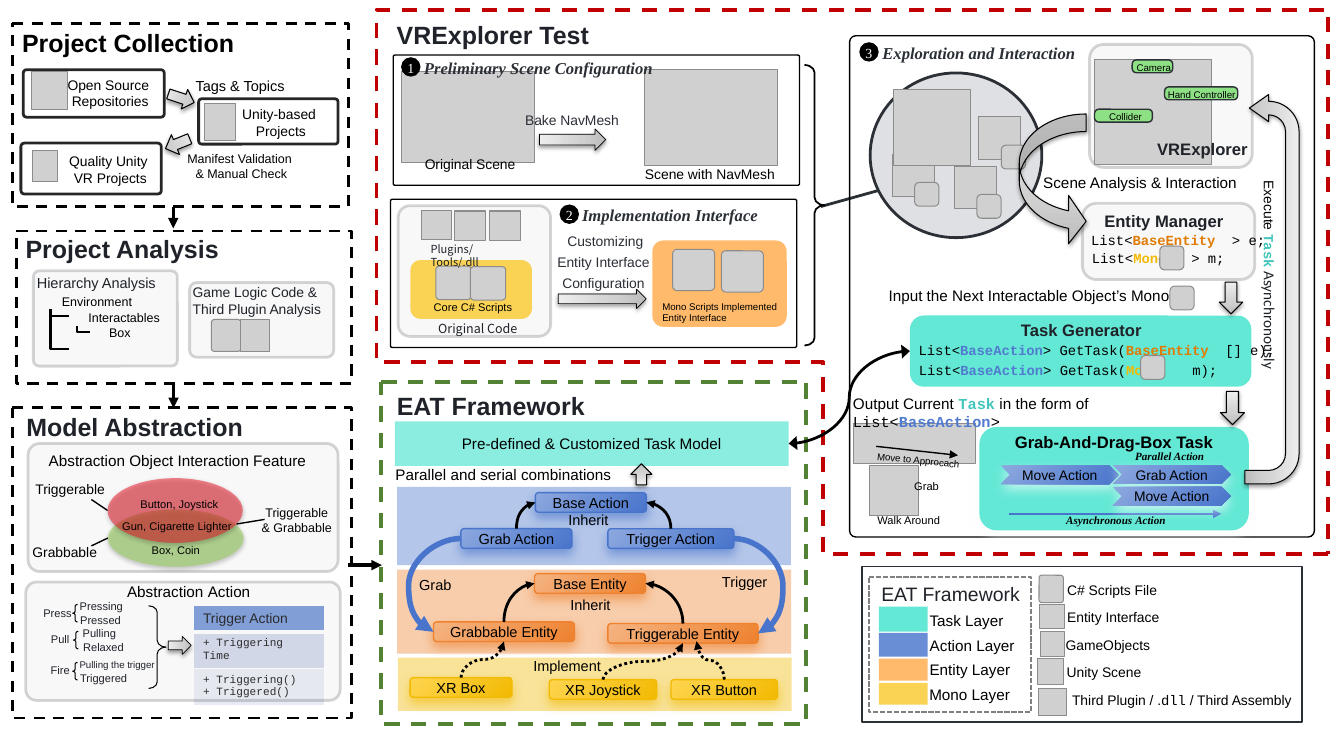
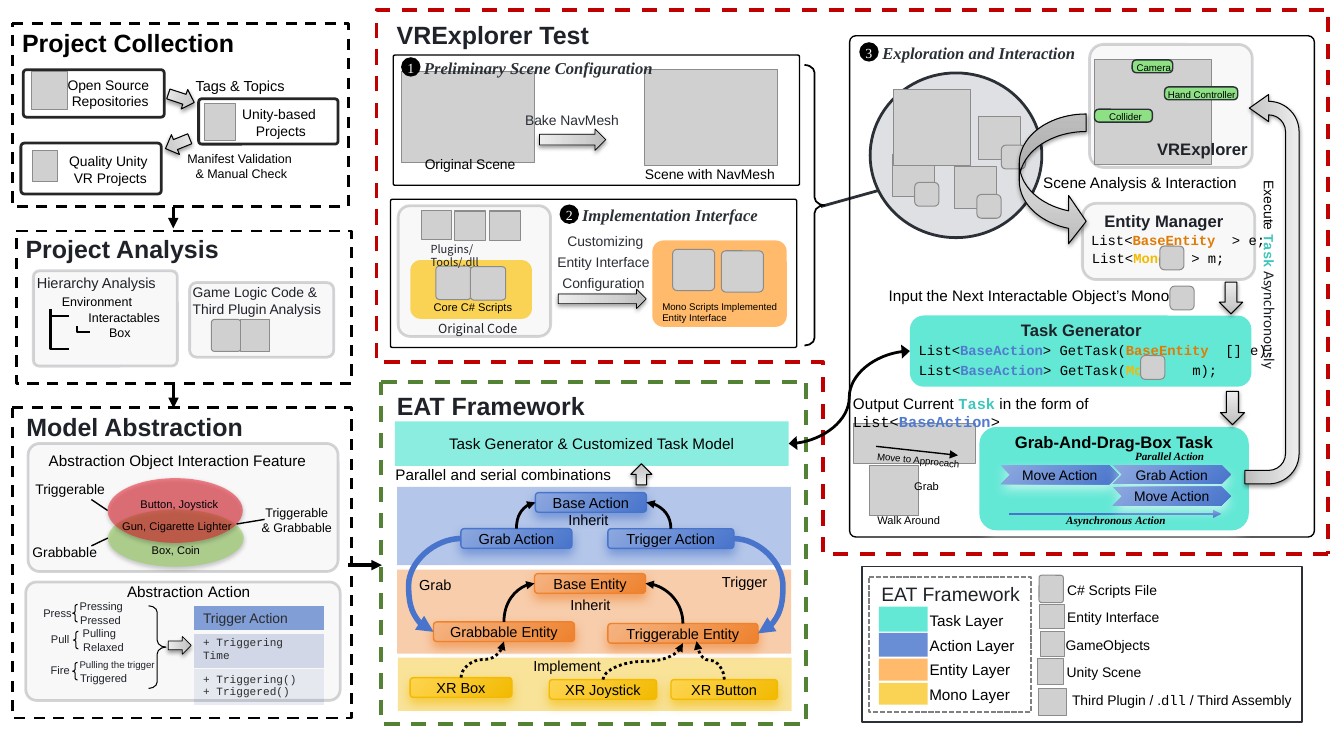
Before and after one commit to TsingPig/CodeRepo, a slide deck: slide 1 of Paper Reading/____Writing/Fig_Overview.pptx. Drawn at 1344x731 pixels with LibreOffice and Linux fonts; fonts in the diff are those of the drawing; grey boxes stand for pictures; background and template pictures are left out. Boxes give left, top, right and bottom in pixels: in the first picture for what was removed or moved away, otherwise in the second. Text is boxed around its words. In the diff, an @@ line names an element or a change of style, - is before the commit and + after.

```diff
--- a/Paper Reading/____Writing/Fig_Overview.pptx
+++ b/Paper Reading/____Writing/Fig_Overview.pptx
@@ text in rectangle at <box>449,438,734,449</box>: text changed @@
-Pre-defined & Customized Task Model
+Task Generator & Customized Task Model
```
Also in this commit, not shown: 3 other files.
